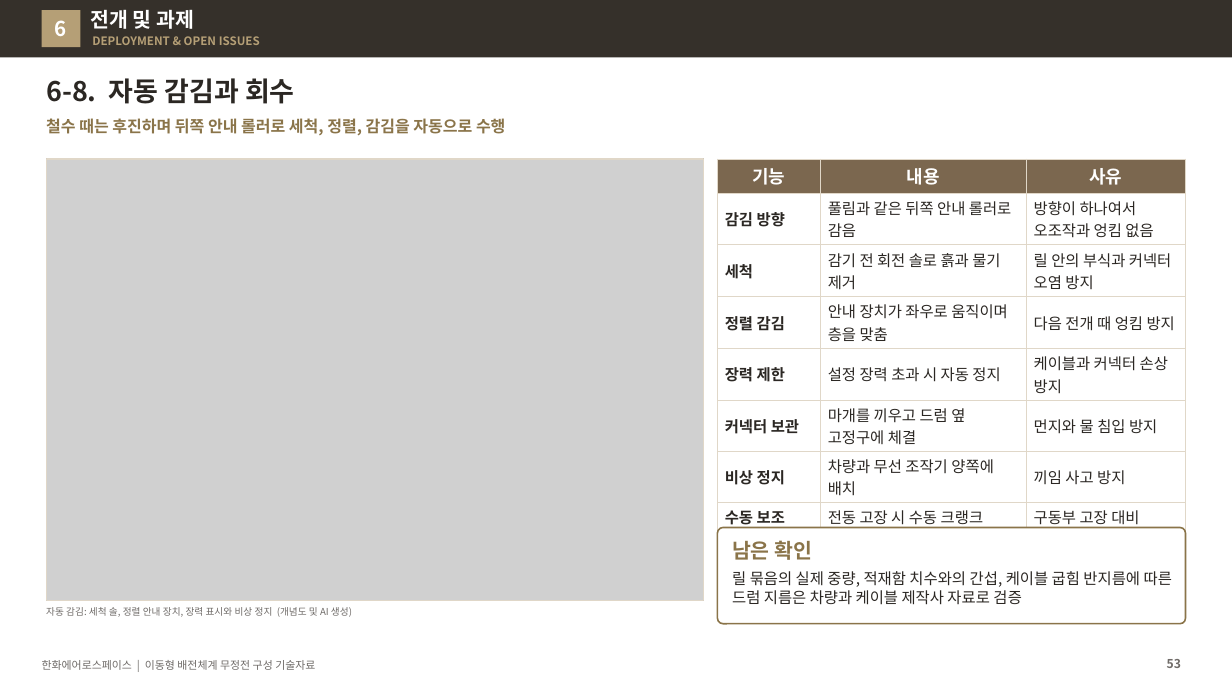
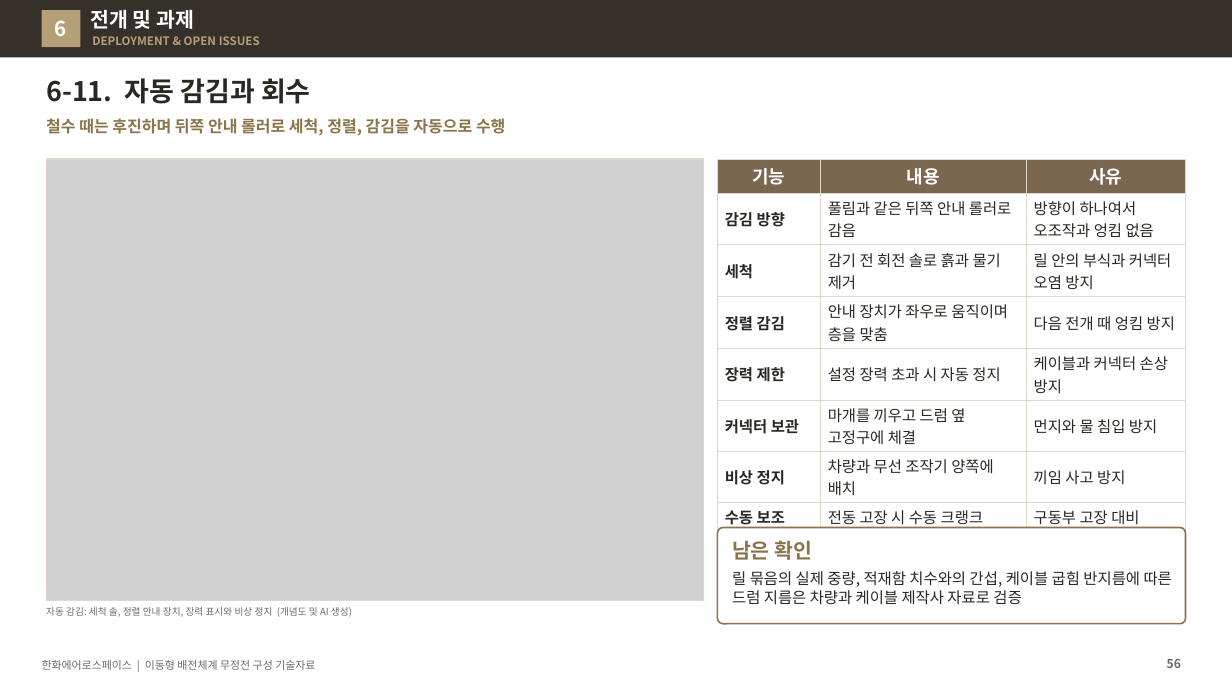
Before and after one commit to byunjd112-hue/headroom, a slide deck: slide 56 of mobile_ems/docs/out/IFPS_이동형배전체계_무정전구성_기술자료_Rev72.pptx (slide 53 before the commit). Drawn at 1232x693 pixels with LibreOffice and Linux fonts; fonts in the diff are those of the drawing; grey boxes stand for pictures. Boxes give left, top, right and bottom in pixels: in the first picture for what was removed or moved away, otherwise in the second. Text is boxed around its words. In the diff, an @@ line names an element or a change of style, - is before the commit and + after.

```diff
--- a/mobile_ems/docs/out/IFPS_이동형배전체계_무정전구성_기술자료_Rev72.pptx
+++ b/mobile_ems/docs/out/IFPS_이동형배전체계_무정전구성_기술자료_Rev72.pptx
@@ title at [46, 78, 311, 104]: text changed @@
-6-8. 자동 감김과 회수
+6-11. 자동 감김과 회수
@@ page number at [1167, 659, 1181, 668]: text changed @@
-53
+56
```
Also in this commit, not shown: 5 other slides changed, 3 slides added, 6 other files.
